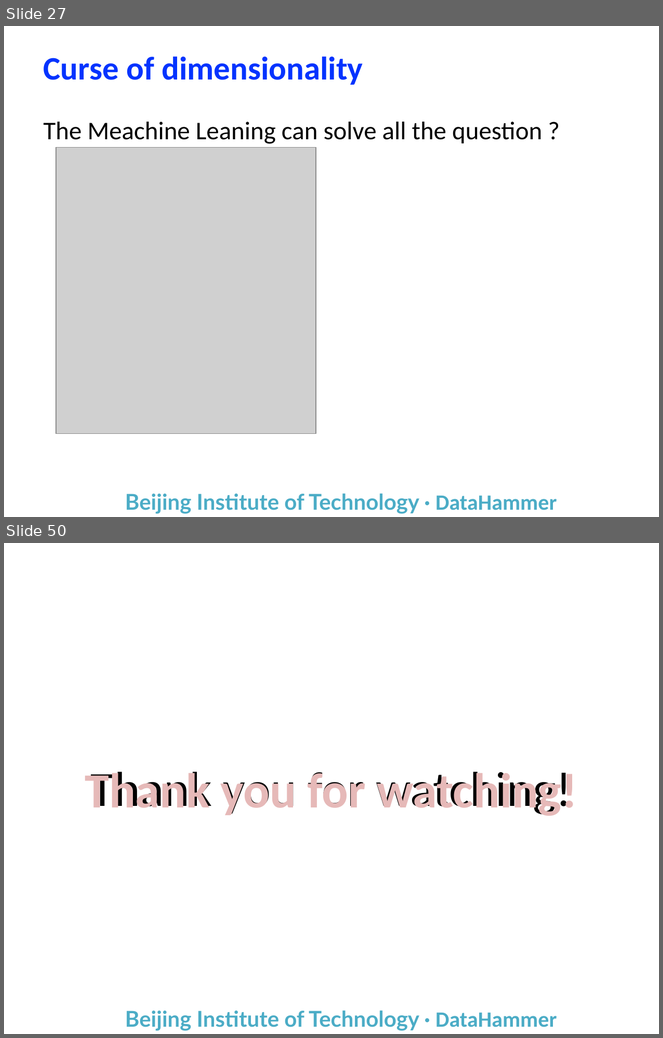
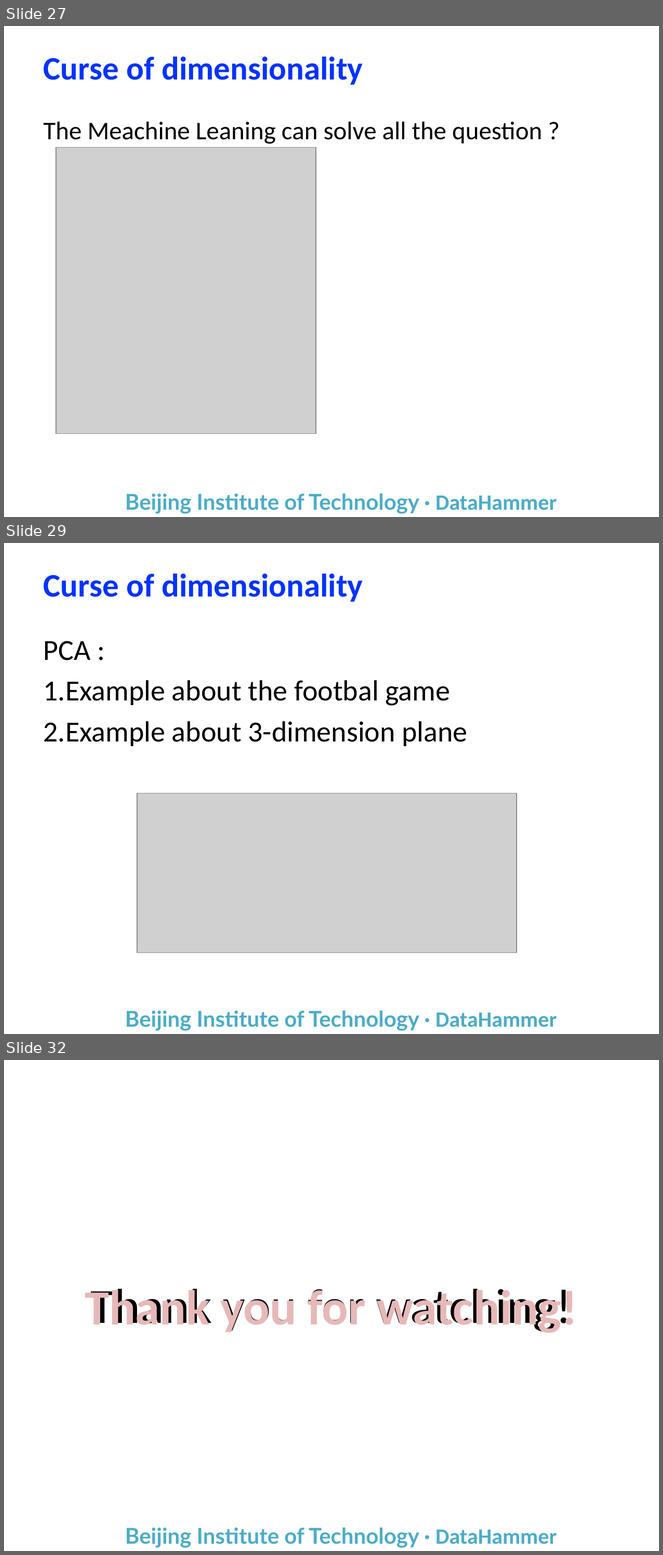
Before and after one commit to yuanba/Study, a slide deck: Report/机器学习自学基础/Machine Learning.pptx. Shown one above the other, each under a label of ours: slides 27 and 50 before the commit, slides 27, 29 and 32 after it; the slides between them are not shown. The pictures are 663x1038 and 663x1555 pixels, drawn with LibreOffice and Linux fonts; fonts in the diff are those of the drawing; grey boxes stand for pictures; background and template pictures are left out. Boxes give left, top, right and bottom in pixels: in the first picture for what was removed or moved away, otherwise in the second. Text is boxed around its words. In the diff, an @@ line names an element or a change of style, - is before the commit and + after.

```diff
--- a/Report/机器学习自学基础/Machine Learning.pptx
+++ b/Report/机器学习自学基础/Machine Learning.pptx
@@ slide 29 added at bbox=[4, 543, 659, 1034], background #FFFFFF; not listed: 1 template element that a slide beside it also shows @@
@@ title added at bbox=[44, 573, 363, 602], 36 pt, text #0433FF, bold @@
+Curse of dimensionality
@@ text added at bbox=[44, 641, 468, 746], 32 pt, text #000000 @@
+PCA :
+1.Example about the footbal game
+2.Example about 3-dimension plane
@@ picture added at bbox=[137, 793, 516, 953] @@
@@ what was slide 50 is now slide 32 @@
```
Also in this commit, not shown: 1 slide changed, 2 other slides added, 21 slides removed, 1 other file.
